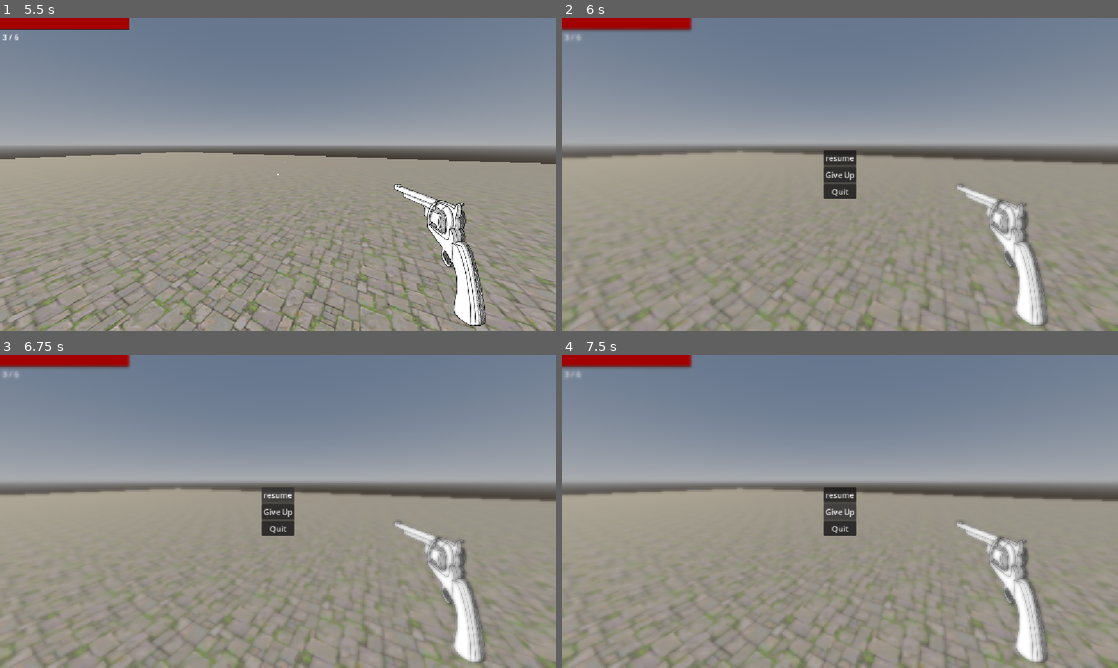
Above: before the commit, frames 1-4 (two rows, left to right).
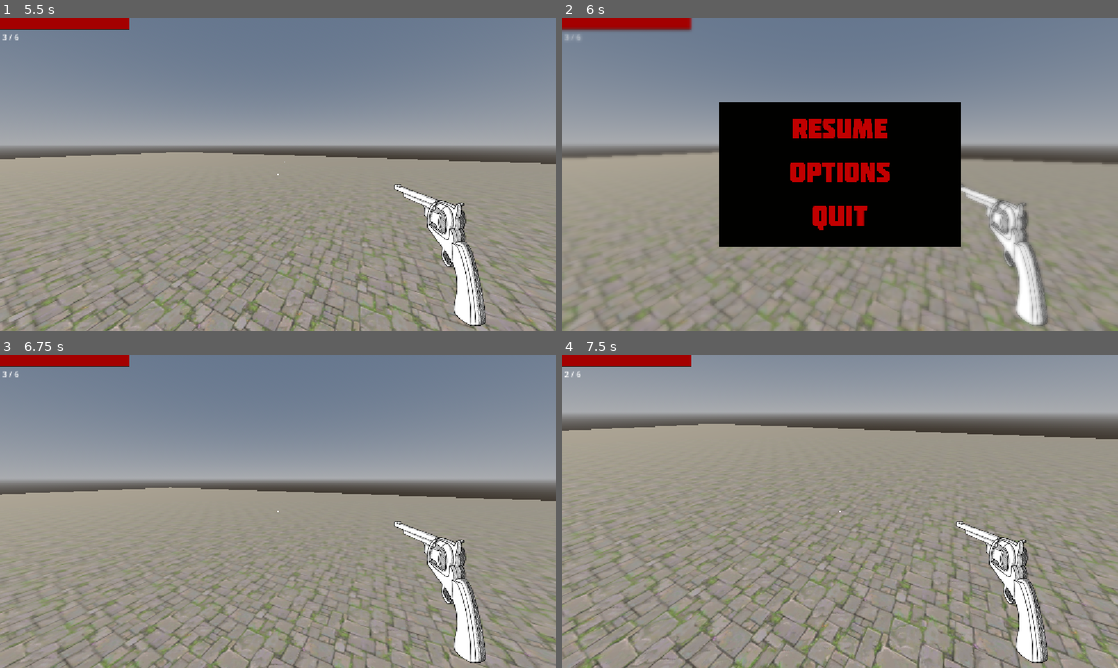
Above: after the commit, the same moments.

Repository: JoaoMoissa/COUNTING-BULLETS
Game: Godot game, scene res://scenes/main_menu.tscn
The game is run twice, just before and just after one commit, with the same random seed, the same clock (stepped at 60 frames per second) and the same inputs.
Inputs (mouse positions are in pixels of both pictures, inside the frame that each line leads up to; where the layout moved, square brackets give the same spot in the first picture):
- Up to frame 1 (5.5 s): click (361, 199) at 0.5 s; click (400, 149) at 1.25 s; move the mouse to (305, 174) at 2.02 s; hold W (up) from 2.03 s (still down); click (305, 174) at 2.1 s; tap Space (jump) at 2.27, 3.02, 4.52, 5.27 s; move the mouse to (250, 174) at 2.77 s; tap Shift (sprint) at 2.85, 4.35 s; move the mouse to (289, 168) at 3.52 s; click (289, 168) at 3.6 s; move the mouse to (272, 180) at 4.27 s; move the mouse to (316, 177) at 5.02 s; click (316, 177) at 5.1 s
- Up to frame 2 (6 s): tap Escape (pause) at 5.65 s; move the mouse to (673, 127) at 5.77 s; release W (up) at 5.78 s; hold A (left) from 5.78 s (still down); tap Shift (sprint) at 5.85 s
- Up to frame 3 (6.75 s): tap Space (jump) at 6.02 s; release A (left) at 6.5 s; click (278, 464) [278, 495] at 6.5 s
- Up to frame 4 (7.5 s): click (840, 511) at 7.25 s, where only the run before the commit has a clickable "Give Up"

Frame 1 is identical in both runs. In frame 2, 20% of the frame differs, in the area x 28-72%, y 26-74%; in frame 3, 11%; in frame 4, 52%, in the area x 0-100%, y 0-100%.

Commit message:
Feat: add pause menu
new pause menu

Diff:
--- /dev/null
+++ b/scenes/options_menu.tscn
@@ -0,0 +1,27 @@
+[gd_scene format=3 uid="uid://csvu37vq0y5fl"]
+
+[ext_resource type="Script" uid="uid://b0su8f4shxyce" path="res://scripts/options_menu.gd" id="1_liyum"]
+
+[node name="OptionsMenu" type="Control" unique_id=1166744163]
+layout_mode = 3
+anchors_preset = 15
+anchor_right = 1.0
+anchor_bottom = 1.0
+grow_horizontal = 2
+grow_vertical = 2
+script = ExtResource("1_liyum")
+
+[node name="SensitivityLabel" type="Label" parent="." unique_id=319444945]
+layout_mode = 0
+offset_right = 40.0
+offset_bottom = 23.0
+
+[node name="SensitivitySlider" type="HSlider" parent="." unique_id=75142472]
+layout_mode = 0
+offset_right = 8.0
+offset_bottom = 16.0
+
+[node name="SensitivityValue" type="Label" parent="." unique_id=1344792586]
+layout_mode = 0
+offset_right = 40.0
+offset_bottom = 23.0
--- a/scenes/pause_menu.tscn
+++ b/scenes/pause_menu.tscn
@@ -2,10 +2,24 @@
 
 [ext_resource type="Script" uid="uid://dp3t2q1iyp1m2" path="res://scripts/pause_menu.gd" id="1_myx47"]
 [ext_resource type="Shader" uid="uid://b082plalfte6w" path="res://scenes/pause_menu.gdshader" id="2_kukqi"]
+[ext_resource type="Texture2D" uid="uid://1gdmgok2vbaq" path="res://png/Menu/ResumeMenuRed.png" id="3_88e76"]
+[ext_resource type="Texture2D" uid="uid://cmxiv3e1m1b42" path="res://png/Menu/ResumeMenuWhite.png" id="4_knqa7"]
+[ext_resource type="Texture2D" uid="uid://rcwfdn8oaea1" path="res://png/Menu/OptionsMenuRed.png" id="5_71k7c"]
+[ext_resource type="Texture2D" uid="uid://cqd3ny0lcot7s" path="res://png/Menu/OptionsMenuWhite.png" id="6_cmnsq"]
+[ext_resource type="Texture2D" uid="uid://c1y60qexiodj2" path="res://png/Menu/QuitMenuRed.png" id="7_ofnjo"]
+[ext_resource type="Texture2D" uid="uid://l5ylf40jxifk" path="res://png/Menu/QuitMenuWhite.png" id="8_1rgno"]
+[ext_resource type="Texture2D" uid="uid://ctbjy4dvxsble" path="res://png/Menu/WantQuitRed.png" id="9_1rgno"]
+[ext_resource type="Texture2D" uid="uid://d2arkfnyrg20f" path="res://png/Menu/YesRed.png" id="10_4hnlu"]
+[ext_resource type="Texture2D" uid="uid://dibqhighj4usl" path="res://png/Menu/YesWhite.png" id="11_3o3g3"]
+[ext_resource type="Texture2D" uid="uid://bslj61qkykvt0" path="res://png/Menu/NoRed.png" id="12_h5b1d"]
+[ext_resource type="Texture2D" uid="uid://cfmeui02op6k2" path="res://png/Menu/NoWhite.png" id="13_avs0h"]
 
 [sub_resource type="ShaderMaterial" id="ShaderMaterial_yf5fn"]
 shader = ExtResource("2_kukqi")
 shader_parameter/lod = 0.0
+
+[sub_resource type="StyleBoxFlat" id="StyleBoxFlat_g4v7s"]
+bg_color = Color(0.004019165, 0.004019165, 0.001711311, 1)
 
 [sub_resource type="Animation" id="Animation_5d2l8"]
 length = 0.001
@@ -23,7 +37,7 @@
 tracks/1/type = "bezier"
 tracks/1/imported = false
 tracks/1/enabled = true
-tracks/1/path = NodePath("PanelContainer:modulate:r")
+tracks/1/path = NodePath("CenterContainer/PanelContainer:modulate:r")
 tracks/1/interp = 1
 tracks/1/loop_wrap = true
 tracks/1/keys = {
@@ -34,7 +48,7 @@
 tracks/2/type = "bezier"
 tracks/2/imported = false
 tracks/2/enabled = true
-tracks/2/path = NodePath("PanelContainer:modulate:g")
+tracks/2/path = NodePath("CenterContainer/PanelContainer:modulate:g")
 tracks/2/interp = 1
 tracks/2/loop_wrap = true
 tracks/2/keys = {
@@ -45,7 +59,7 @@
 tracks/3/type = "bezier"
 tracks/3/imported = false
 tracks/3/enabled = true
-tracks/3/path = NodePath("PanelContainer:modulate:b")
+tracks/3/path = NodePath("CenterContainer/PanelContainer:modulate:b")
 tracks/3/interp = 1
 tracks/3/loop_wrap = true
 tracks/3/keys = {
@@ -56,7 +70,7 @@
 tracks/4/type = "bezier"
 tracks/4/imported = false
 tracks/4/enabled = true
-tracks/4/path = NodePath("PanelContainer:modulate:a")
+tracks/4/path = NodePath("CenterContainer/PanelContainer:modulate:a")
 tracks/4/interp = 1
 tracks/4/loop_wrap = true
 tracks/4/keys = {
@@ -82,7 +96,7 @@
 tracks/1/type = "bezier"
 tracks/1/imported = false
 tracks/1/enabled = true
-tracks/1/path = NodePath("PanelContainer:modulate:r")
+tracks/1/path = NodePath("CenterContainer/PanelContainer:modulate:r")
 tracks/1/interp = 1
 tracks/1/loop_wrap = true
 tracks/1/keys = {
@@ -93,7 +107,7 @@
 tracks/2/type = "bezier"
 tracks/2/imported = false
 tracks/2/enabled = true
-tracks/2/path = NodePath("PanelContainer:modulate:g")
+tracks/2/path = NodePath("CenterContainer/PanelContainer:modulate:g")
 tracks/2/interp = 1
 tracks/2/loop_wrap = true
 tracks/2/keys = {
@@ -104,7 +118,7 @@
 tracks/3/type = "bezier"
 tracks/3/imported = false
 tracks/3/enabled = true
-tracks/3/path = NodePath("PanelContainer:modulate:b")
+tracks/3/path = NodePath("CenterContainer/PanelContainer:modulate:b")
 tracks/3/interp = 1
 tracks/3/loop_wrap = true
 tracks/3/keys = {
@@ -115,7 +129,7 @@
 tracks/4/type = "bezier"
 tracks/4/imported = false
 tracks/4/enabled = true
-tracks/4/path = NodePath("PanelContainer:modulate:a")
+tracks/4/path = NodePath("CenterContainer/PanelContainer:modulate:a")
 tracks/4/interp = 1
 tracks/4/loop_wrap = true
 tracks/4/keys = {
@@ -130,6 +144,9 @@
 &"blur": SubResource("Animation_7l7mv")
 }
 
+[sub_resource type="StyleBoxFlat" id="StyleBoxFlat_yf5fn"]
+bg_color = Color(0.004019165, 0.004019165, 0.004019165, 1)
+
 [node name="PauseMenu" type="Control" unique_id=488864533]
 process_mode = 3
 layout_mode = 3
@@ -148,37 +165,115 @@
 anchor_bottom = 1.0
 grow_horizontal = 2
 grow_vertical = 2
-
-[node name="PanelContainer" type="PanelContainer" parent="." unique_id=1296143420]
+color = Color(0.19394687, 0.19394687, 0.19394687, 1)
+
+[node name="CenterContainer" type="CenterContainer" parent="." unique_id=837511156]
+layout_mode = 1
+anchors_preset = 15
+anchor_right = 1.0
+anchor_bottom = 1.0
+grow_horizontal = 2
+grow_vertical = 2
+
+[node name="PanelContainer" type="PanelContainer" parent="CenterContainer" unique_id=1296143420]
 modulate = Color(1, 1, 1, 0)
-layout_mode = 1
-anchors_preset = 8
-anchor_left = 0.5
-anchor_top = 0.5
-anchor_right = 0.5
-anchor_bottom = 0.5
-offset_left = -34.0
-offset_top = -50.5
-offset_right = 34.0
-offset_bottom = 50.5
-grow_horizontal = 2
-grow_vertical = 2
-
-[node name="VBoxContainer" type="VBoxContainer" parent="PanelContainer" unique_id=1321646794]
-layout_mode = 2
-
-[node name="Resume" type="Button" parent="PanelContainer/VBoxContainer" unique_id=2033606779]
-layout_mode = 2
-text = "resume"
-
-[node name="GiveUp" type="Button" parent="PanelContainer/VBoxContainer" unique_id=1547734233]
-layout_mode = 2
-text = "Give Up
-"
-
-[node name="Quit" type="Button" parent="PanelContainer/VBoxContainer" unique_id=820956934]
-layout_mode = 2
-text = "Quit"
+custom_minimum_size = Vector2(500, 300)
+layout_mode = 2
+theme_override_styles/panel = SubResource("StyleBoxFlat_g4v7s")
+
+[node name="MarginContainer" type="MarginContainer" parent="CenterContainer/PanelContainer" unique_id=1597275139]
+layout_mode = 2
+theme_override_constants/margin_left = 20
+theme_override_constants/margin_top = 20
+theme_override_constants/margin_right = 20
+theme_override_constants/margin_bottom = 20
+
+[node name="CenterContainer" type="CenterContainer" parent="CenterContainer/PanelContainer/MarginContainer" unique_id=552418829]
+layout_mode = 2
+
+[node name="VBoxContainer" type="VBoxContainer" parent="CenterContainer/PanelContainer/MarginContainer/CenterContainer" unique_id=1321646794]
+layout_mode = 2
+theme_override_constants/separation = 50
+
+[node name="Resume" type="TextureButton" parent="CenterContainer/PanelContainer/MarginContainer/CenterContainer/VBoxContainer" unique_id=139549222]
+custom_minimum_size = Vector2(220, 40)
+layout_mode = 2
+focus_mode = 0
+texture_normal = ExtResource("3_88e76")
+texture_hover = ExtResource("4_knqa7")
+ignore_texture_size = true
+stretch_mode = 5
+
+[node name="Options" type="TextureButton" parent="CenterContainer/PanelContainer/MarginContainer/CenterContainer/VBoxContainer" unique_id=1870842575]
+custom_minimum_size = Vector2(220, 40)
+layout_mode = 2
+texture_normal = ExtResource("5_71k7c")
+texture_hover = ExtResource("6_cmnsq")
+ignore_texture_size = true
+stretch_mode = 5
+
+[node name="Quit" type="TextureButton" parent="CenterContainer/PanelContainer/MarginContainer/CenterContainer/VBoxContainer" unique_id=1796792583]
+custom_minimum_size = Vector2(220, 50)
+layout_mode = 2
+texture_normal = ExtResource("7_ofnjo")
+texture_hover = ExtResource("8_1rgno")
+ignore_texture_size = true
+stretch_mode = 5
 
 [node name="AnimationPlayer" type="AnimationPlayer" parent="." unique_id=1174724956]
 libraries/ = SubResource("AnimationLibrary_v4r4p")
+
+[node name="QuitPopUp" type="CenterContainer" parent="." unique_id=758024448]
+layout_mode = 1
+anchors_preset = 15
+anchor_right = 1.0
+anchor_bottom = 1.0
+grow_horizontal = 2
+grow_vertical = 2
+
+[node name="PanelContainer" type="PanelContainer" parent="QuitPopUp" unique_id=788997368]
+custom_minimum_size = Vector2(650, 250)
+layout_mode = 2
+theme_override_styles/panel = SubResource("StyleBoxFlat_yf5fn")
+
+[node name="MarginContainer" type="MarginContainer" parent="QuitPopUp/PanelContainer" unique_id=905997439]
+layout_mode = 2
+
+[node name="VBoxContainer" type="VBoxContainer" parent="QuitPopUp/PanelContainer/MarginContainer" unique_id=1728433004]
+layout_mode = 2
+theme_override_constants/separation = 15
+
+[node name="WantQuit" type="TextureRect" parent="QuitPopUp/PanelContainer/MarginContainer/VBoxContainer" unique_id=1196370976]
+custom_minimum_size = Vector2(500.19, 133.845)
+layout_mode = 2
+size_flags_horizontal = 4
+texture = ExtResource("9_1rgno")
+expand_mode = 1
+stretch_mode = 5
+
+[node name="HBoxContainer" type="HBoxContainer" parent="QuitPopUp/PanelContainer/MarginContainer/VBoxContainer" unique_id=1930798583]
+layout_mode = 2
+size_flags_horizontal = 4
+size_flags_vertical = 4
+
+[node name="Yes" type="TextureButton" parent="QuitPopUp/PanelContainer/MarginContainer/VBoxContainer/HBoxContainer" unique_id=2060904578]
+custom_minimum_size = Vector2(200, 60)
+layout_mode = 2
+texture_normal = ExtResource("10_4hnlu")
+texture_hover = ExtResource("11_3o3g3")
+ignore_texture_size = true
+stretch_mode = 5
+
+[node name="No" type="TextureButton" parent="QuitPopUp/PanelContainer/MarginContainer/VBoxContainer/HBoxContainer" unique_id=234838056]
+custom_minimum_size = Vector2(200, 60)
+layout_mode = 2
+texture_normal = ExtResource("12_h5b1d")
+texture_hover = ExtResource("13_avs0h")
+ignore_texture_size = true
+stretch_mode = 5
+
+[connection signal="pressed" from="CenterContainer/PanelContainer/MarginContainer/CenterContainer/VBoxContainer/Resume" to="." method="_on_resume_pressed"]
+[connection signal="pressed" from="CenterContainer/PanelContainer/MarginContainer/CenterContainer/VBoxContainer/Options" to="." method="_on_options_pressed"]
+[connection signal="pressed" from="CenterContainer/PanelContainer/MarginContainer/CenterContainer/VBoxContainer/Quit" to="." method="_on_quit_pressed"]
+[connection signal="pressed" from="QuitPopUp/PanelContainer/MarginContainer/VBoxContainer/HBoxContainer/Yes" to="." method="_on_yes_pressed"]
+[connection signal="pressed" from="QuitPopUp/PanelContainer/MarginContainer/VBoxContainer/HBoxContainer/No" to="." method="_on_no_pressed"]
--- /dev/null
+++ b/scripts/options_menu.gd
@@ -0,0 +1,11 @@
+extends Control
+
+
+# Called when the node enters the scene tree for the first time.
+func _ready() -> void:
+	pass # Replace with function body.
+
+
+# Called every frame. 'delta' is the elapsed time since the previous frame.
+func _process(delta: float) -> void:
+	pass
--- a/scripts/pause_menu.gd
+++ b/scripts/pause_menu.gd
@@ -1,27 +1,43 @@
 extends Control
+
+@onready var quit_popup: Control = $QuitPopUp
 
 func _ready():
 	process_mode = Node.PROCESS_MODE_ALWAYS
 	$AnimationPlayer.play("RESET")
 	mouse_filter = Control.MOUSE_FILTER_IGNORE
+	quit_popup.hide()
 
 func resume():
+	quit_popup.hide()
+	hide()
+
+	var focused_control := get_viewport().gui_get_focus_owner()
+	if focused_control:
+		focused_control.release_focus()
+
 	get_tree().paused = false
 	mouse_filter = Control.MOUSE_FILTER_IGNORE
 	Input.set_mouse_mode(Input.MOUSE_MODE_CAPTURED)
 	$AnimationPlayer.play_backwards("blur")
 
 func pause():
+	show()
 	get_tree().paused = true
 	mouse_filter = Control.MOUSE_FILTER_STOP
 	Input.set_mouse_mode(Input.MOUSE_MODE_VISIBLE)
 	$AnimationPlayer.play("blur")
 
 func testEsc():
-	if Input.is_action_just_pressed("pause") and !get_tree().paused:
+	if not Input.is_action_just_pressed("pause"):
+		return
+
+	if quit_popup.visible:
+		quit_popup.hide()
+	elif get_tree().paused:
+		resume()
+	else:
 		pause()
-	elif Input.is_action_just_pressed("pause") and get_tree().paused:
-		resume()
 
 
 func _on_resume_pressed():
@@ -31,8 +47,19 @@
 	get_tree().reload_current_scene()
 
 func _on_quit_pressed():
-	get_tree().quit()
+	quit_popup.show()
 
 
 func _process(_delta):
 	testEsc()
+
+func _on_yes_pressed() -> void:
+	get_tree().paused = false
+	get_tree().change_scene_to_file("res://scenes/main_menu.tscn")
+
+func _on_no_pressed() -> void:
+	quit_popup.hide()
+
+
+func _on_options_pressed() -> void:
+	pass # Replace with function body.
Binary file added: png/Menu/NoRed.png
Not shown, added: png/Menu/NoRed.png.import
Binary file added: png/Menu/NoWhite.png
Not shown, added: png/Menu/NoWhite.png.import
Binary file added: png/Menu/OptionsMenuRed.png
Not shown, added: png/Menu/OptionsMenuRed.png.import
Binary file added: png/Menu/OptionsMenuWhite.png
Not shown, added: png/Menu/OptionsMenuWhite.png.import
Binary file added: png/Menu/QuitMenuRed.png
Not shown, added: png/Menu/QuitMenuRed.png.import
Binary file added: png/Menu/QuitMenuWhite.png
Not shown, added: png/Menu/QuitMenuWhite.png.import
(and 13 more such lines)
